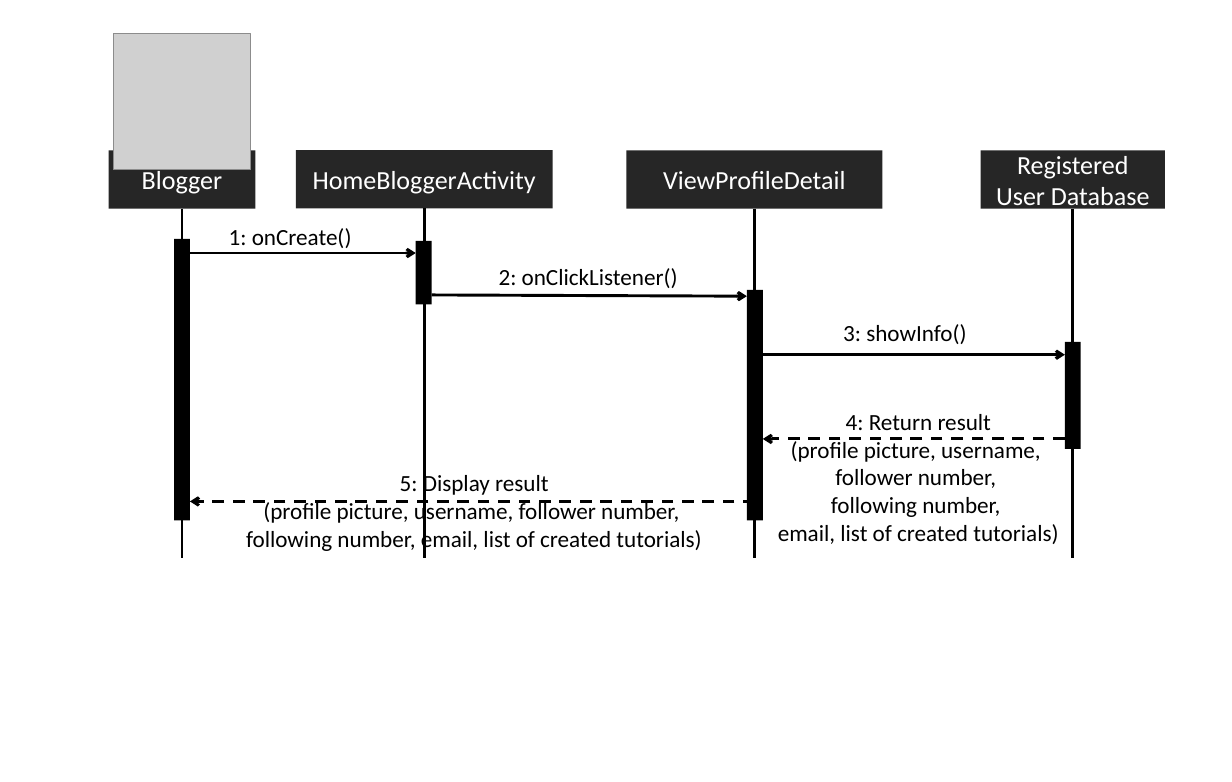
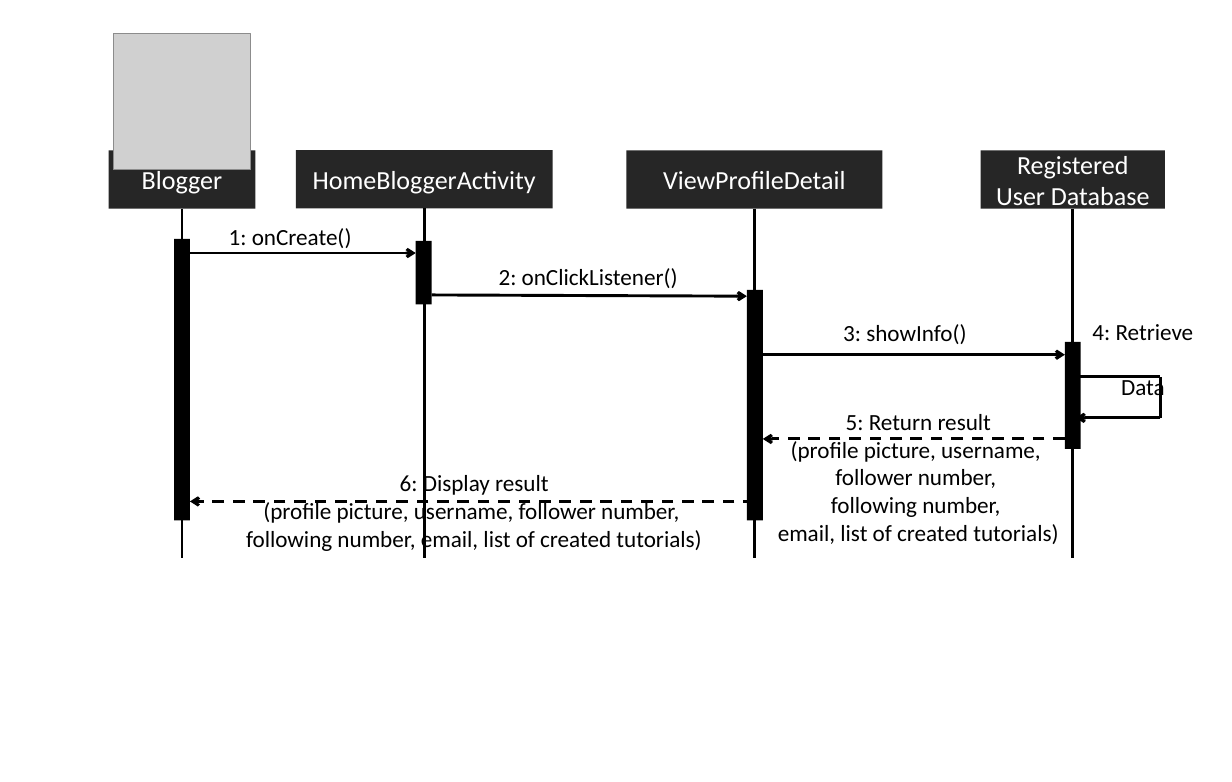
Before and after one commit to asciidaitoon/HanDIYcraft, a slide deck: slide 6 of Design/SQ mobile.pptx. Drawn at 1232x782 pixels with LibreOffice and Linux fonts; fonts in the diff are those of the drawing; grey boxes stand for pictures. Boxes give left, top, right and bottom in pixels: in the first picture for what was removed or moved away, otherwise in the second. Text is boxed around its words. In the diff, an @@ line names an element or a change of style, - is before the commit and + after.

```diff
--- a/Design/SQ mobile.pptx
+++ b/Design/SQ mobile.pptx
@@ text added at box(1092, 324, 1194, 402), 16 pt, text #000000 @@
+4: Retrieve
+Data
@@ line added from (1160, 377) to (1076, 377), #000000 2 pt @@
@@ line added from (1160, 418) to (1160, 377), #000000 2 pt @@
@@ text at box(846, 414, 991, 430): text changed @@
-4: Return result
+5: Return result
@@ arrow added from (1160, 418) to (1076, 418), #000000 2 pt @@
@@ text at box(263, 471, 679, 525): text changed @@
-5: Display result
-(profile picture, username, follower number,
+6: Display result
+(profile picture, username, follower number,
```
Also in this commit, not shown: 6 other slides changed, 30 other files.
